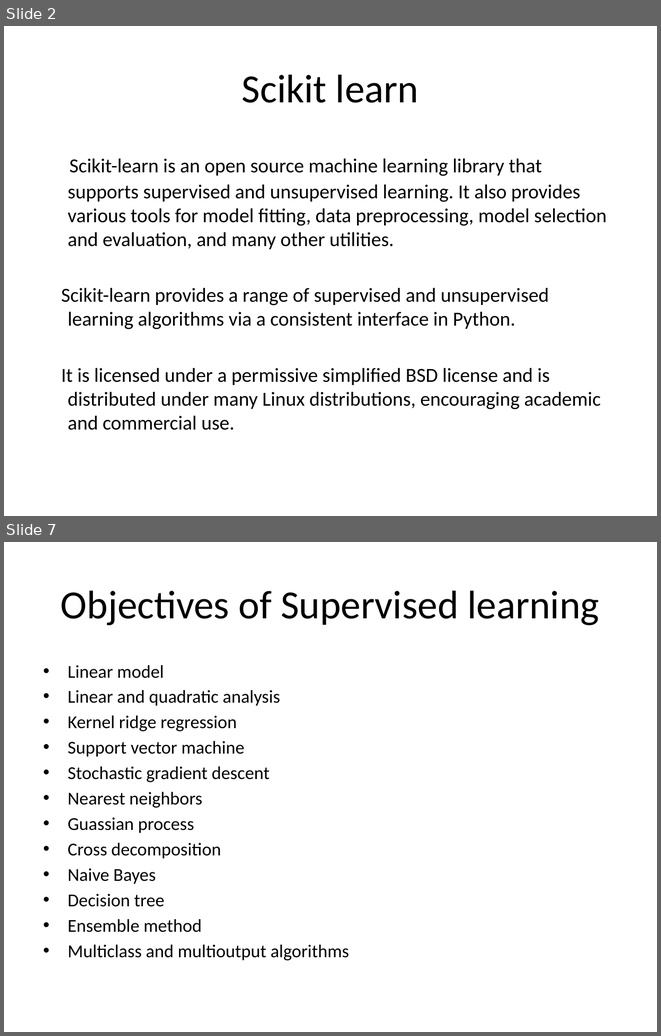
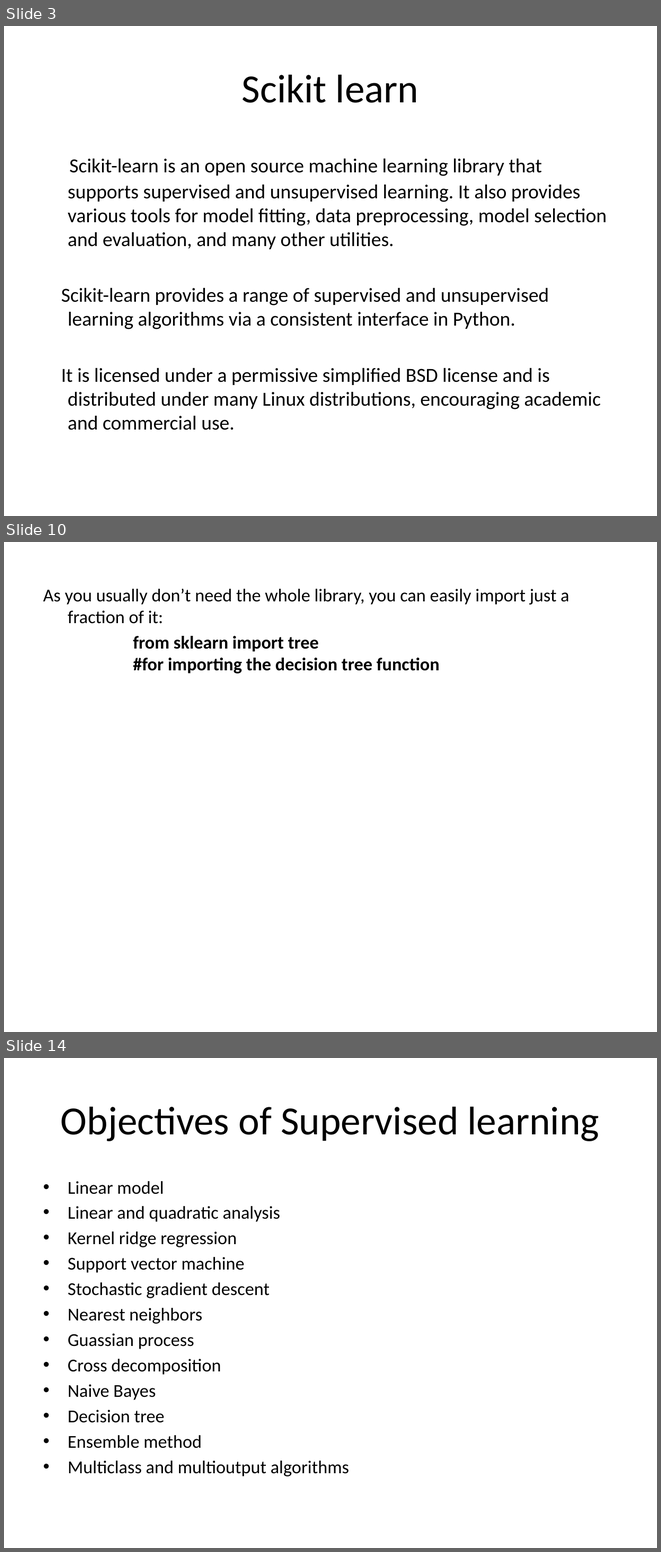
Before and after one commit to Shehroz951/python_exam, a slide deck: SKLearn.pptx. Shown one above the other, each under a label of ours: slides 2 and 7 before the commit, slides 3, 10 and 14 after it; the slides between them are not shown. The pictures are 661x1036 and 661x1552 pixels, drawn with LibreOffice and Linux fonts; fonts in the diff are those of the drawing. Boxes give left, top, right and bottom in pixels: in the first picture for what was removed or moved away, otherwise in the second. Text is boxed around its words. In the diff, an @@ line names an element or a change of style, - is before the commit and + after.

```diff
--- a/SKLearn.pptx
+++ b/SKLearn.pptx
@@ slide 10 added at <box>4,542,657,1032</box>, background #FFFFFF @@
@@ text added at <box>43,589,569,673</box>, 20 pt, text #000000 @@
+As you usually don’t need the whole library, you can easily import just a fraction of it:
+from sklearn import tree
+#for importing the decision tree function
@@ what was slide 2 is now slide 3 @@
@@ what was slide 7 is now slide 14 @@
```
Also in this commit, not shown: 5 slides changed, 6 other slides added, 4 other files.
